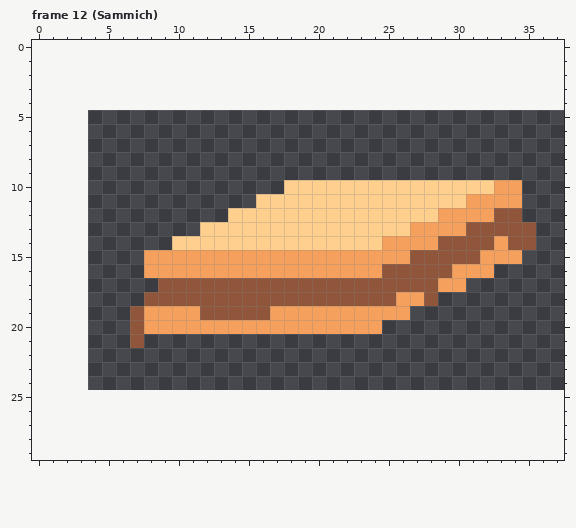
Pixel-art file: src/game/assets/images/inventory/inventory.aseprite. That is the earlier state.
36x20 pixels, 12 frames. Shown: frame 12 (Sammich). The old version is drawn lined up with the new one, on the new canvas. The commit also changed other frames, which this record leaves out.
The same view after the edit:
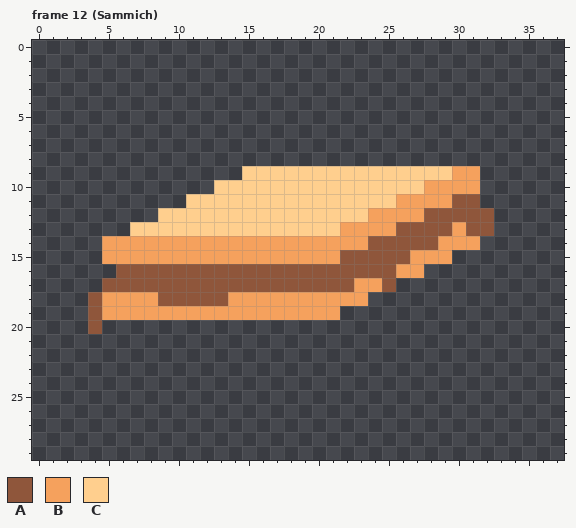
Palette (. is transparent): A #8f563b  B #f5a15d  C #ffcf8e
From old to new:
canvas 36x20 -> 38x30, the old top-left corner now at 4,5 (the part of the old canvas that was cut away was empty and is not shown)
Changed rows in their new state; - is an unchanged pixel.
Frame 12 (Sammich):
first column x 4:
 9 -----------CCCCCCCCCCCCCCCBB----
10 ---------CCCCC----------BBBB...-
11 -------CCCCC----------BBBBAA...-
12 -----CCCCC----------BBBBAAAAA..-
13 ---CCCCC----------BBBBAAAA---...
14 -BBBBBBBBBBBBBBBBBBBAAAAABBB....
15 -BBB--------------AAAAABBB.....-
16 --AAAAAAAAAAAAAAAAAAA-BB.....---
17 -AAAA--------------BB-.....-----
18 ABBBB-----BBBBBBBBBB.....-------
19 ABBB----BBBBB-----.....---------
20 A--..................-----------
21 ---.----------------------------
